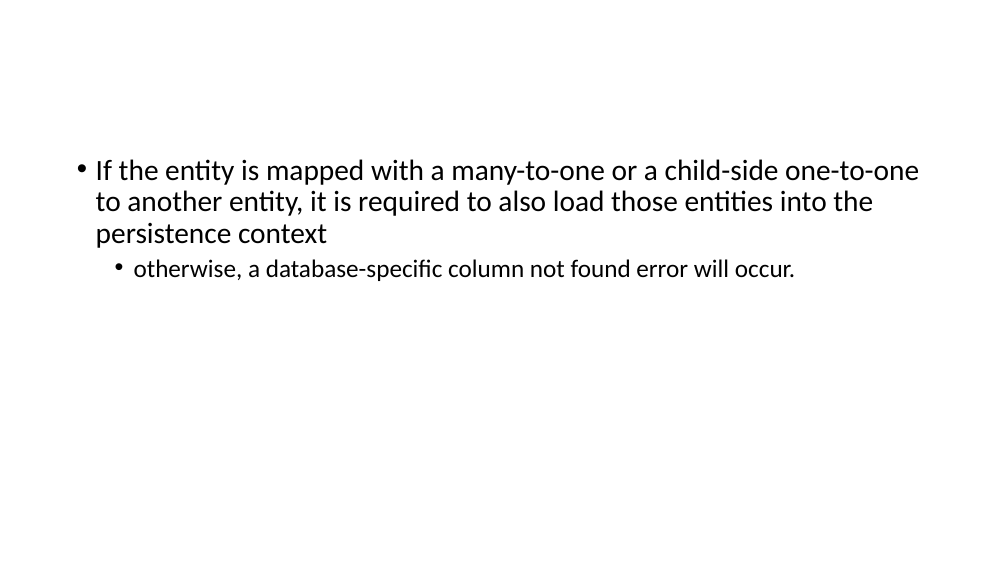
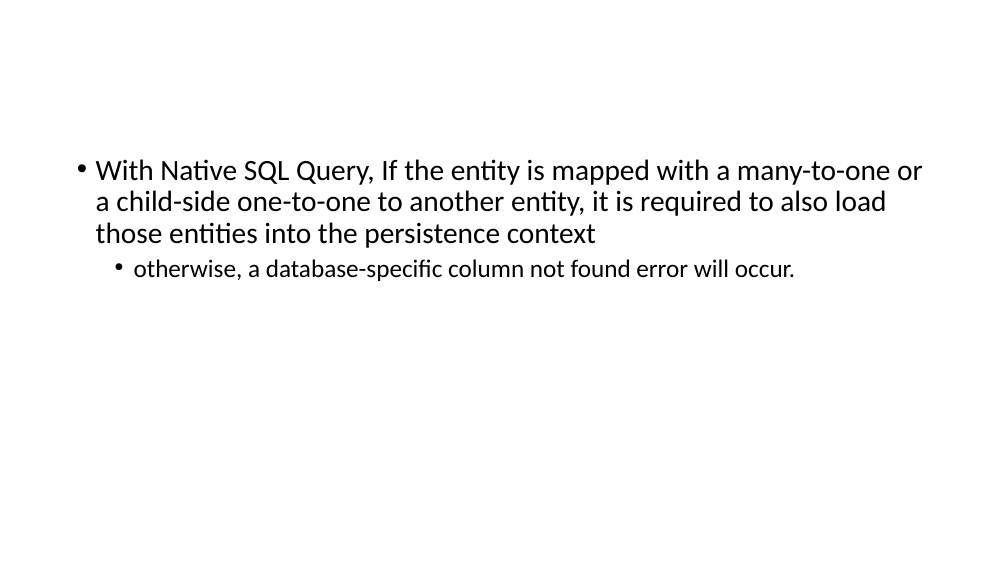
Before and after one commit to lawren43/mytest-repo, a slide deck: slide 22 of test-springmvc/doc/2.JPA Programming.pptx (slide 23 before the commit). Drawn at 1008x567 pixels with LibreOffice and Linux fonts; fonts in the diff are those of the drawing. Boxes give left, top, right and bottom in pixels: in the first picture for what was removed or moved away, otherwise in the second. Text is boxed around its words. In the diff, an @@ line names an element or a change of style, - is before the commit and + after.

```diff
--- a/test-springmvc/doc/2.JPA Programming.pptx
+++ b/test-springmvc/doc/2.JPA Programming.pptx
@@ text at [96, 159, 923, 248]: text changed @@
-• If the entity is mapped with a many-to-one or a child-side one-to-one to another entity, it is required to also load those entities into the persistence context
+• With Native SQL Query, If the entity is mapped with a many-to-one or a child-side one-to-one to another entity, it is required to also load those entities into the persistence context
```
Also in this commit, not shown: 11 other slides changed, 9 other files.
